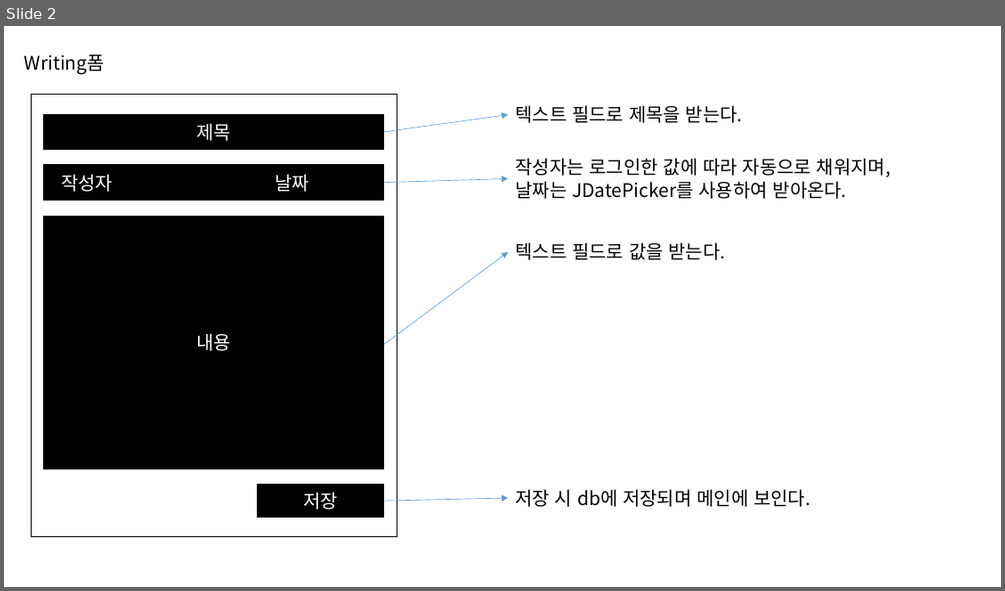
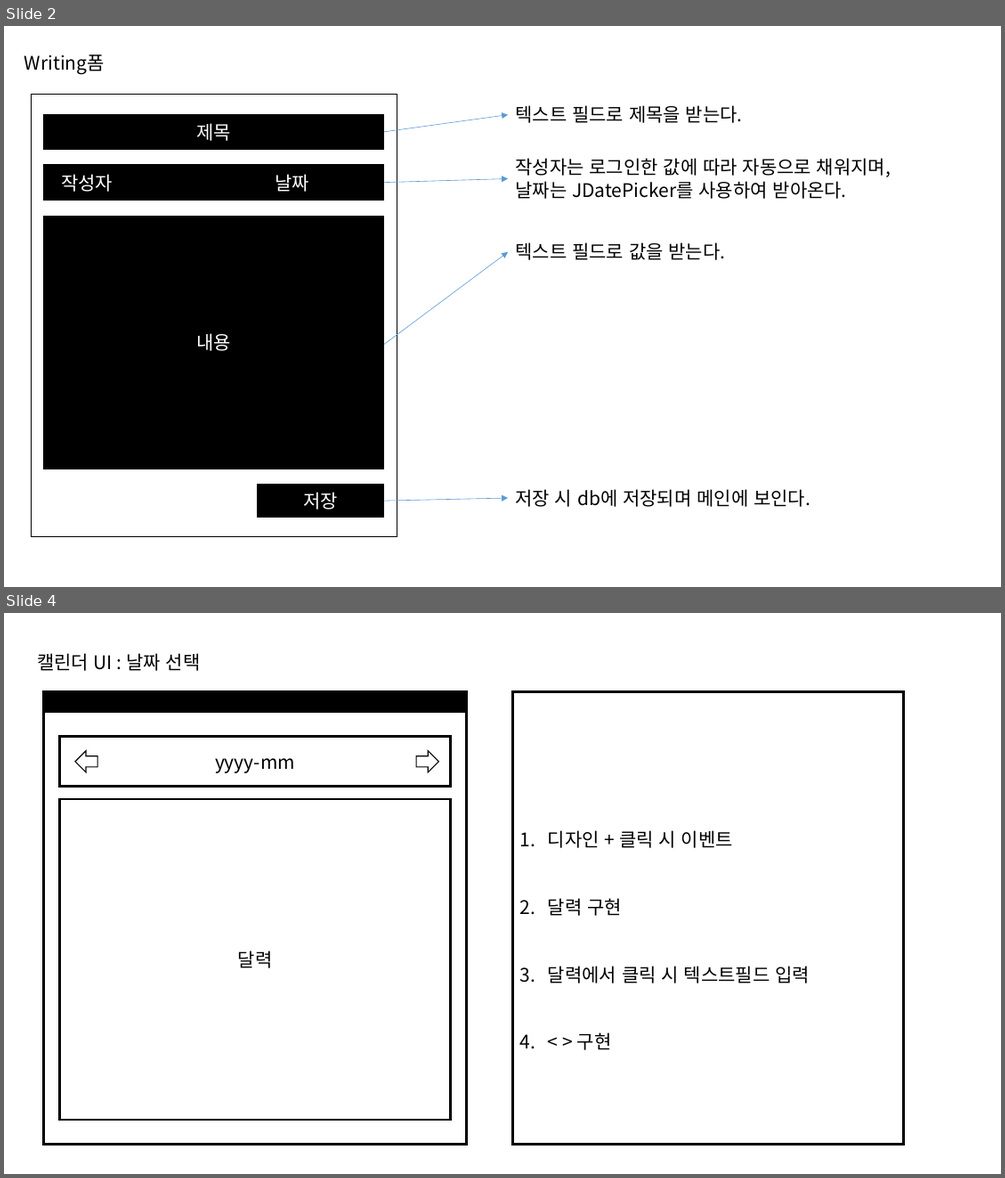
Before and after one commit to ifksj05/JSwingProjcet, a slide deck: GHAS_bulletinBoard/프로토타입.pptx. Shown one above the other, each under a label of ours: slide 2 before the commit, slides 2 and 4 after it; the slides between them are not shown. The pictures are 1005x591 and 1005x1178 pixels, drawn with LibreOffice and Linux fonts; fonts in the diff are those of the drawing. Boxes give left, top, right and bottom in pixels: in the first picture for what was removed or moved away, otherwise in the second. Text is boxed around its words. In the diff, an @@ line names an element or a change of style, - is before the commit and + after.

```diff
--- a/GHAS_bulletinBoard/프로토타입.pptx
+++ b/GHAS_bulletinBoard/프로토타입.pptx
@@ slide 4 added at (4,613,1001,1174), background #FFFFFF @@
@@ text added at (37,653,201,671), 18 pt, text #000000 @@
+캘린더 UI : 날짜 선택
@@ rectangle added at (44,692,467,1144), fill #FFFFFF, outline #000000 2.25 pt @@
@@ rectangle added at (44,692,467,712), fill #000000, outline #000000 2.25 pt @@
@@ rectangle added at (512,692,904,1144), fill #FFFFFF, outline #000000 2.25 pt, 18 pt, text #000000 @@
+1. 디자인 + 클릭 시 이벤트
+2. 달력 구현
+3. 달력에서 클릭 시 텍스트필드 입력
+4. < > 구현
@@ rectangle added at (59,737,451,787), fill #FFFFFF, outline #000000 2.25 pt, 18 pt, text #000000 @@
+yyyy-mm
@@ right arrow added at (75,751,97,772), fill #FFFFFF, outline #000000 1 pt @@
@@ right arrow added at (416,751,438,772), fill #FFFFFF, outline #000000 1 pt @@
@@ rectangle added at (59,799,451,1120), fill #FFFFFF, outline #000000 2.25 pt, 18 pt, text #000000 @@
+달력
```
Also in this commit, not shown: 1 other slide added, 14 other files.
